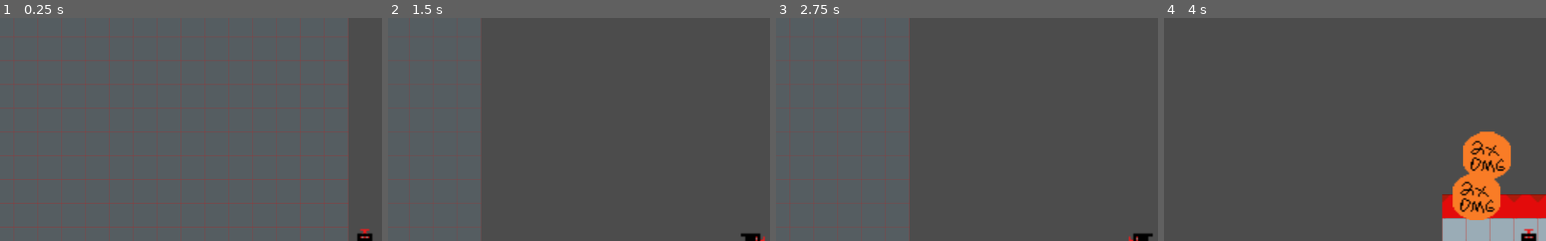
Above: before the commit, frames 1-4 (left to right).
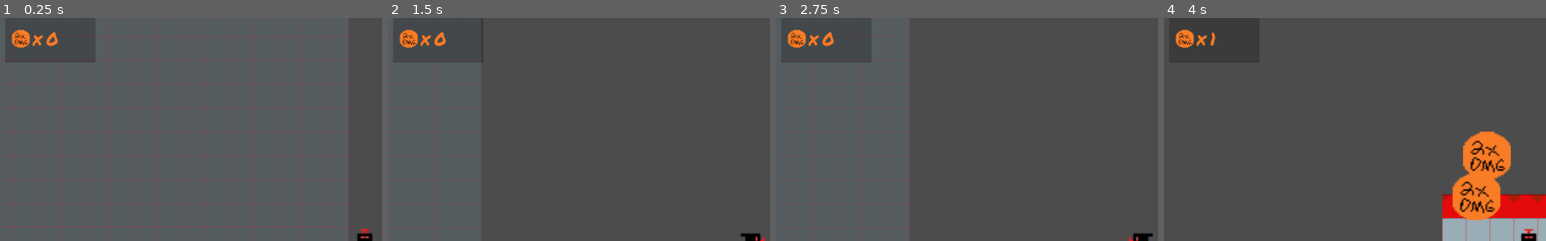
Above: after the commit, the same moments.

Repository: tompasini/Born4Lazers
Game: Godot game, scene res://Level1.tscn
Two runs of this game, one before a commit and one after it. Both use one fixed random seed, a clock stepped at 60 frames per second and the inputs below.
Inputs:
- Up to frame 1 (0.25 s): no input
- Up to frame 2 (1.5 s): tap Enter at 0.5 s; hold D (right) from 0.53 s (still down); tap Space (jump) at 0.77 s
- Up to frame 3 (2.75 s): tap Space (jump) at 1.52 s; release D (right) at 2.03 s; hold A (left) from 2.03 s (still down)
- Up to frame 4 (4 s): release A (left) at 2.78 s; hold D (right) from 2.78 s (still down); tap Space (jump) at 3.02, 3.77 s
The pictures show only the part of the screen within x 2-52%, y 0-50%; the shares and areas given below are measured in that part.

The runs differ from the first frame. In frame 1, 0.6% of the frame differs, in the area x 3-23%, y 5-20%; in frame 2, 0.6%; in frame 3, 0.6%; in frame 4, 0.5%.

Commit message:
started hud with dmg power up count

Diff:
--- /dev/null
+++ b/HUD.gd
@@ -0,0 +1,8 @@
+extends CanvasLayer
+
+func _ready():
+	$DmgPowerUpQty.text = str(PowerUps.dmgPowerUps)
+
+
+func _on_LZer_dmg_power_up_collected():
+	_ready()
--- a/Level1.tscn
+++ b/Level1.tscn
@@ -1,9 +1,12 @@
-[gd_scene load_steps=8 format=2]
+[gd_scene load_steps=13 format=2]
 
 [ext_resource path="res://RedTileset1.tres" type="TileSet" id=1]
 [ext_resource path="res://LZer.tscn" type="PackedScene" id=2]
 [ext_resource path="res://RedTilesetOneWay.tres" type="TileSet" id=3]
 [ext_resource path="res://2xDamage.tscn" type="PackedScene" id=4]
+[ext_resource path="res://Assets/Power Ups/2xDamage.png" type="Texture" id=5]
+[ext_resource path="res://Assets/Fonts/PermanentMarker-Regular.ttf" type="DynamicFontData" id=6]
+[ext_resource path="res://HUD.gd" type="Script" id=7]
 
 [sub_resource type="RectangleShape2D" id=1]
 extents = Vector2( 24, 8 )
@@ -13,6 +16,13 @@
 
 [sub_resource type="RectangleShape2D" id=3]
 extents = Vector2( 225, 56 )
+
+[sub_resource type="StyleBoxFlat" id=4]
+bg_color = Color( 0.0196078, 0.0196078, 0.0196078, 0.243137 )
+
+[sub_resource type="DynamicFont" id=5]
+size = 24
+font_data = ExtResource( 6 )
 
 [node name="Level1" type="Node2D"]
 
@@ -76,4 +86,40 @@
 [node name="2xDamage3" parent="." instance=ExtResource( 4 )]
 position = Vector2( 375, 153 )
 
+[node name="HUD" type="CanvasLayer" parent="."]
+script = ExtResource( 7 )
+
+[node name="Panel" type="Panel" parent="HUD"]
+margin_left = 30.0
+margin_right = 151.0
+margin_bottom = 60.0
+custom_styles/panel = SubResource( 4 )
+
+[node name="TextureRect" type="TextureRect" parent="HUD"]
+margin_left = 39.0
+margin_top = 16.0
+margin_right = 63.0
+margin_bottom = 40.0
+texture = ExtResource( 5 )
+expand = true
+
+[node name="x" type="Label" parent="HUD"]
+margin_left = 67.0
+margin_top = 10.0
+margin_right = 101.0
+margin_bottom = 45.0
+custom_colors/font_color = Color( 0.980392, 0.490196, 0.152941, 1 )
+custom_fonts/font = SubResource( 5 )
+text = "x"
+
+[node name="DmgPowerUpQty" type="Label" parent="HUD"]
+margin_left = 85.0
+margin_top = 10.0
+margin_right = 119.0
+margin_bottom = 45.0
+custom_colors/font_color = Color( 0.980392, 0.490196, 0.152941, 1 )
+custom_fonts/font = SubResource( 5 )
+text = "##"
+
+[connection signal="dmg_power_up_collected" from="LZer" to="HUD" method="_on_LZer_dmg_power_up_collected"]
 [connection signal="body_entered" from="FallZone" to="LZer" method="_on_FallZone_body_entered"]
--- a/Scripts/2xDamage.gd
+++ b/Scripts/2xDamage.gd
@@ -1,10 +1,10 @@
 extends Area2D
-
-
 
 func _on_2xDamage_body_entered(body):
 	$AnimationPlayer.play("bounce")
-	body.multiply_damage(2)
+	PowerUps.dmgPowerUps += 1
+	body.emit_signal("dmg_power_up_collected")
+	set_collision_mask_bit(0, false)
 
 func _on_AnimationPlayer_animation_finished(anim_name):
 	queue_free()
--- /dev/null
+++ b/Scripts/Global/PowerUps.gd
@@ -0,0 +1,7 @@
+extends Node
+
+var dmgPowerUps = 0
+var fireRatePowerUps = 0
+
+func _ready():
+	pass
--- a/Scripts/LZer.gd
+++ b/Scripts/LZer.gd
@@ -5,6 +5,8 @@
 const SPEED = 180
 const JUMPFORCE = -550
 const GRAVITY = 35
+
+signal dmg_power_up_collected
 
 func _physics_process(delta):
 	if (Input.is_action_pressed("right")):
@@ -34,6 +36,5 @@
 func _on_FallZone_body_entered(body):
 	get_tree().reload_current_scene()
 
-func multiply_damage(modifier):
-	damage *= modifier
-	print(damage)
+func get_damage():
+	return (PowerUps.dmgPowerUps * damage) if (PowerUps.dmgPowerUps) else damage
--- a/project.godot
+++ b/project.godot
@@ -13,6 +13,10 @@
 config/name="Born4Lazers"
 run/main_scene="res://Level1.tscn"
 config/icon="res://icon.png"
+
+[autoload]
+
+PowerUps="*res://Scripts/Global/PowerUps.gd"
 
 [input]
 
Binary file added: Assets/Fonts/PermanentMarker-Regular.ttf
